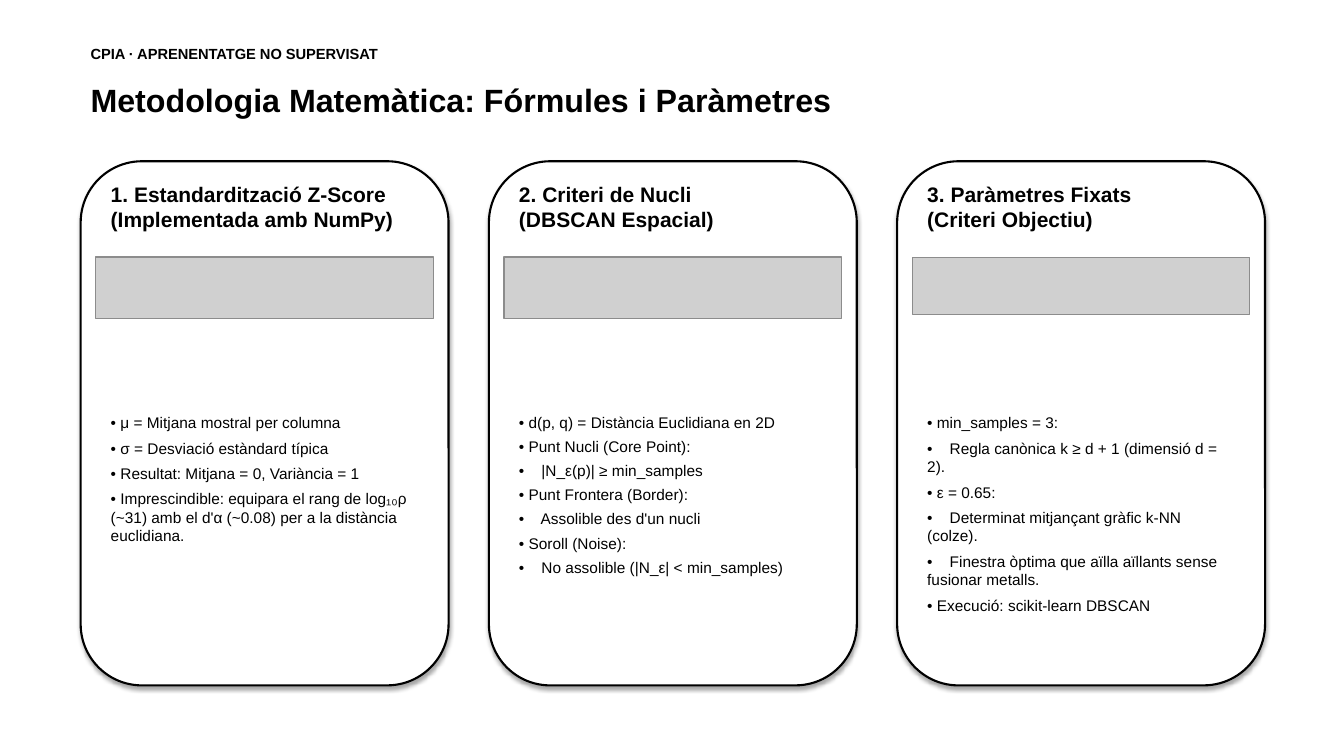
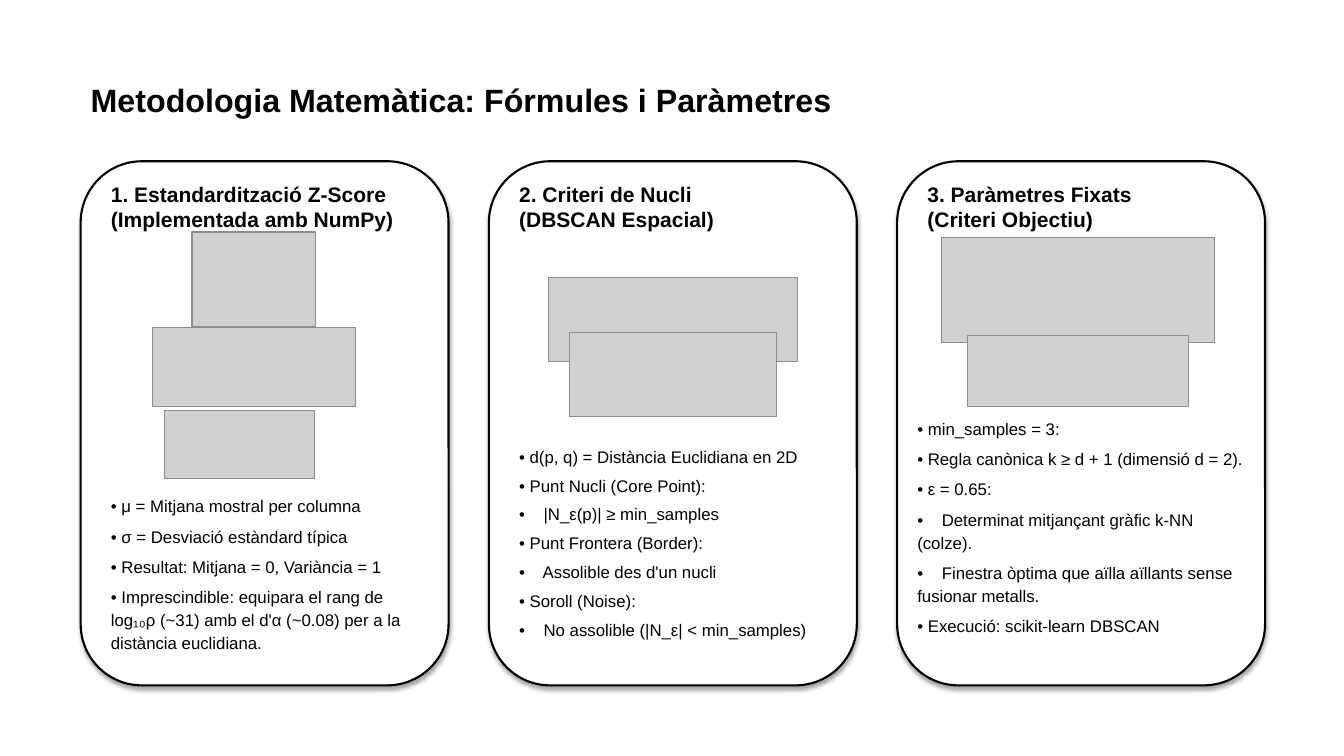
Before and after one commit to ArnauMontull/CPIA-Expo, a slide deck: slide 18 of presentacion/expo_cpia.pptx (slide 16 before the commit). Drawn at 1344x756 pixels with LibreOffice and Linux fonts; fonts in the diff are those of the drawing; grey boxes stand for pictures. Boxes give left, top, right and bottom in pixels: in the first picture for what was removed or moved away, otherwise in the second. Text is boxed around its words. In the diff, an @@ line names an element or a change of style, - is before the commit and + after.

```diff
--- a/presentacion/expo_cpia.pptx
+++ b/presentacion/expo_cpia.pptx
@@ text removed at bbox=[91, 48, 378, 59] @@
-CPIA · APRENENTATGE NO SUPERVISAT
@@ proportions changed in 3 elements at bbox=[81, 161, 449, 686], bbox=[489, 161, 857, 686], bbox=[897, 161, 1265, 686] @@
@@ picture added at bbox=[193, 232, 317, 327] @@
@@ picture added at bbox=[942, 238, 1215, 342] @@
@@ picture removed at bbox=[96, 257, 434, 319] @@
@@ picture removed at bbox=[504, 257, 842, 319] @@
@@ picture removed at bbox=[912, 257, 1250, 315] @@
@@ picture added at bbox=[548, 277, 799, 362] @@
@@ picture added at bbox=[152, 328, 355, 406] @@
@@ picture added at bbox=[570, 333, 776, 417] @@
@@ picture added at bbox=[967, 336, 1189, 407] @@
@@ picture added at bbox=[164, 410, 315, 479] @@
@@ text "• min_samples = 3:": place and size @@
-text "• min_samples = 3:" at bbox=[927, 417, 1217, 611]
+text "• min_samples = 3:" at bbox=[917, 423, 1243, 632]
@@ text "• d(p, q) = Distància ...": place and size @@
-text "• d(p, q) = Distància ..." at bbox=[529, 416, 783, 576]
+text "• d(p, q) = Distància ..." at bbox=[530, 450, 806, 640]
@@ size 11 to 12 pt; line spacing 1 to 1.15; less space between paragraphs in 3 elements at bbox=[530, 450, 806, 640], bbox=[917, 423, 1243, 632], bbox=[111, 500, 400, 649] @@
@@ text "• μ = Mitjana mostral ...": place and size @@
-text "• μ = Mitjana mostral ..." at bbox=[111, 417, 407, 541]
+text "• μ = Mitjana mostral ..." at bbox=[111, 500, 400, 649]
```
Also in this commit, not shown: 7 other slides changed, 2 slides added, 4 other files.
